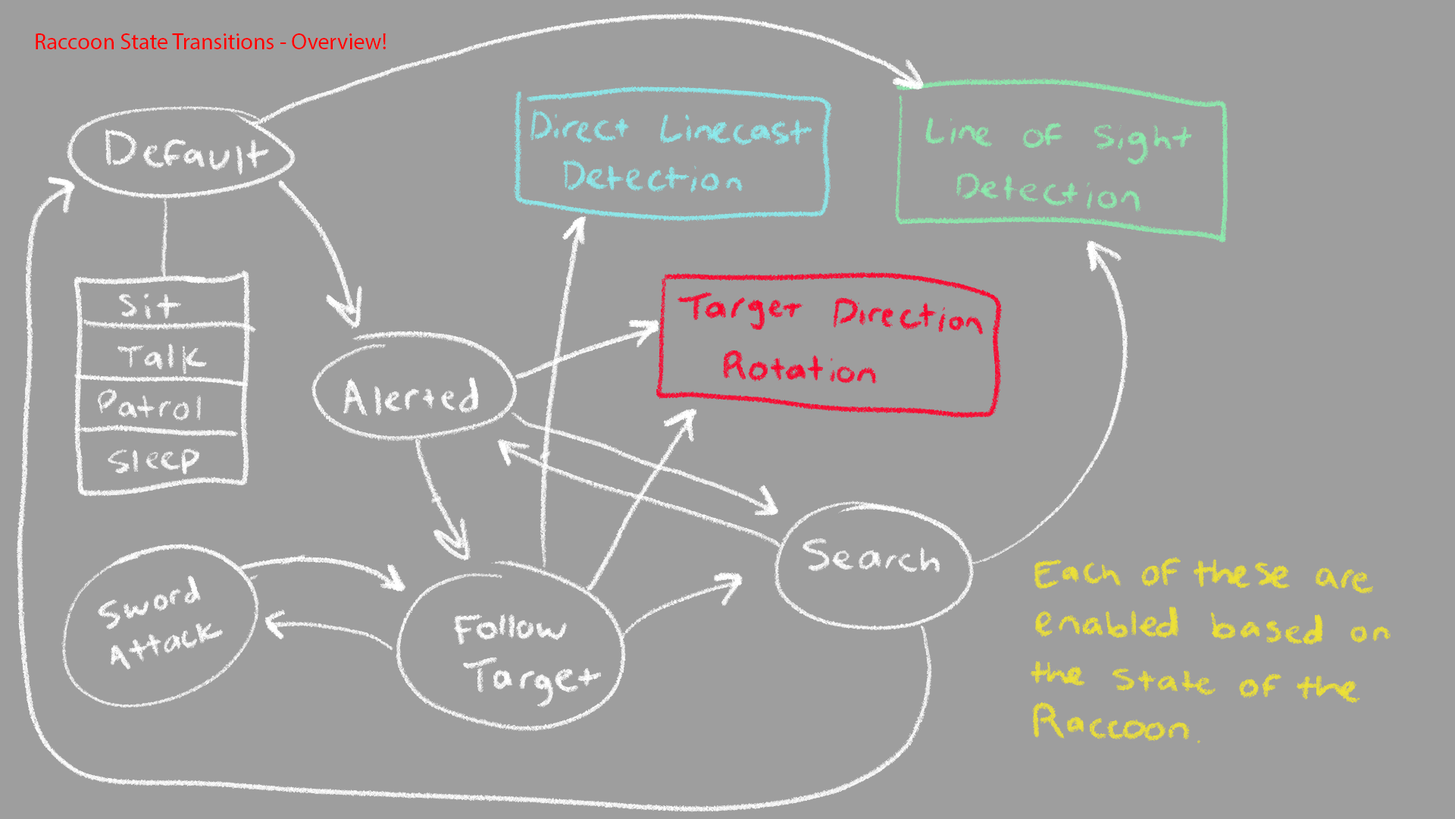
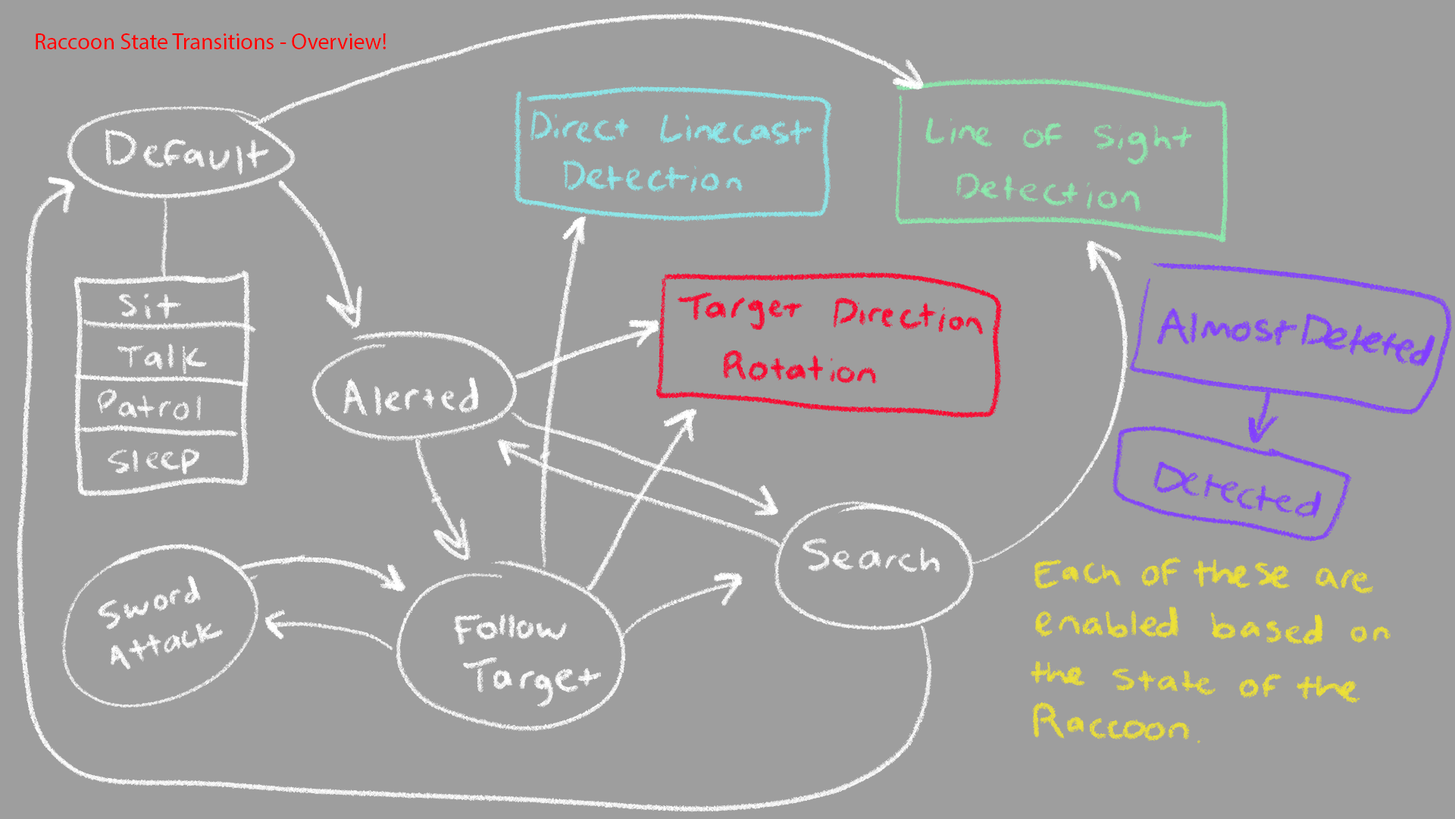
Two versions of the same layered image (1455 × 819). Layer-by-layer changes:
painted on "Layer 1" over [1112, 262, 1453, 542]
